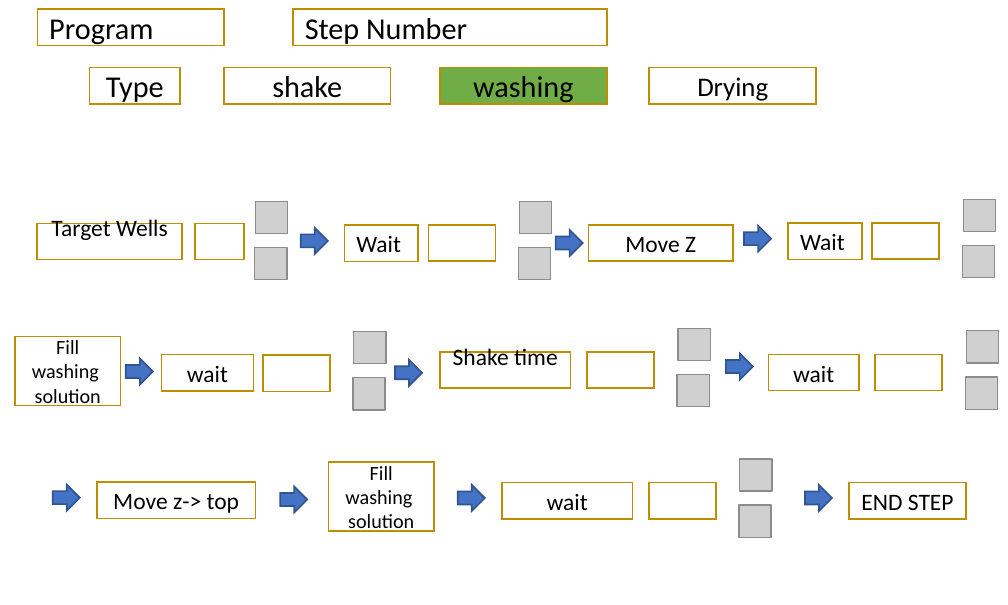
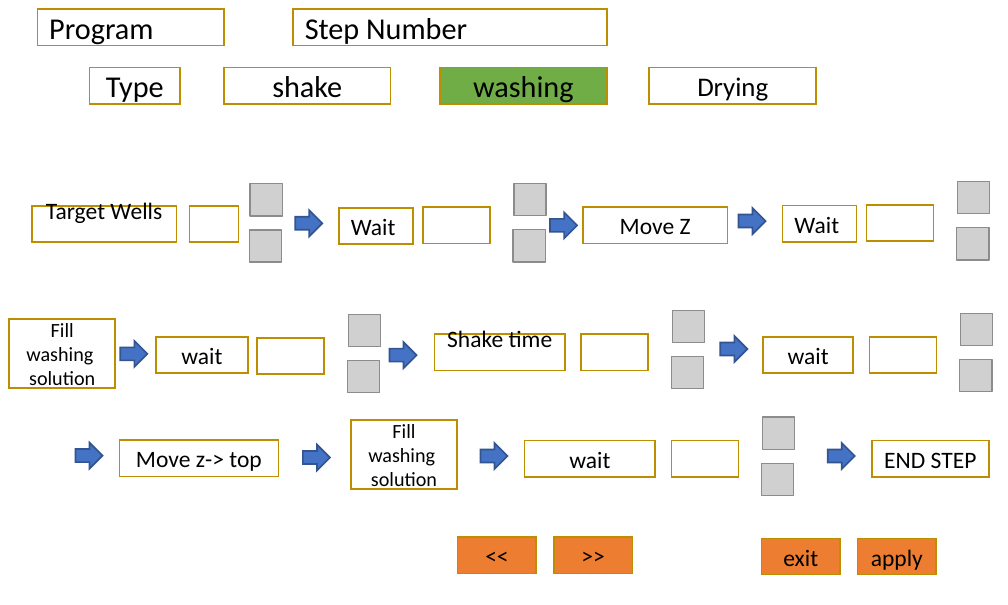
Before and after one commit to Pekarate/00.Well_washing, a slide deck: slide 4 of HMI/GUI.pptx. Drawn at 1008x605 pixels with LibreOffice and Linux fonts; fonts in the diff are those of the drawing; grey boxes stand for pictures. Boxes give left, top, right and bottom in pixels: in the first picture for what was removed or moved away, otherwise in the second. Text is boxed around its words. In the diff, an @@ line names an element or a change of style, - is before the commit and + after.

```diff
--- a/HMI/GUI.pptx
+++ b/HMI/GUI.pptx
@@ 8 pictures, 5 right arrows, 4 rectangles: place and size @@
-8 pictures, 5 right arrows, 4 rectangles at box(15, 201, 1000, 410)
+8 pictures, 5 right arrows, 4 rectangles at box(10, 184, 993, 393)
@@ 10 rectangles, 4 pictures, 1 right arrow: place and size @@
-10 rectangles, 4 pictures, 1 right arrow at box(38, 200, 998, 410)
+10 rectangles, 4 pictures, 1 right arrow at box(31, 182, 993, 392)
@@ 3 right arrows, 1 picture: place and size @@
-3 right arrows, 1 picture at box(53, 459, 833, 513)
+3 right arrows, 1 picture at box(75, 417, 854, 471)
@@ 1 picture, 1 rectangle, 1 right arrow: place and size @@
-1 picture, 1 rectangle, 1 right arrow at box(328, 462, 772, 537)
+1 picture, 1 rectangle, 1 right arrow at box(351, 420, 795, 496)
@@ 4 rectangles: place and size @@
-4 rectangles at box(97, 483, 967, 519)
+4 rectangles at box(120, 440, 990, 477)
@@ rectangle added at box(457, 537, 536, 574), fill #ED7D31, outline #BD8E00 1 pt, 14 pt, text #000000 @@
+<<
@@ rectangle added at box(554, 537, 633, 574), fill #ED7D31, outline #BD8E00 1 pt, 14 pt, text #000000 @@
+>>
@@ rectangle added at box(762, 538, 841, 575), fill #ED7D31, outline #BD8E00 1 pt, 14 pt, text #000000 @@
+exit
@@ rectangle added at box(858, 538, 937, 575), fill #ED7D31, outline #BD8E00 1 pt, 14 pt, text #000000 @@
+apply
```
Also in this commit, not shown: 2 other slides changed, 4 other files.
